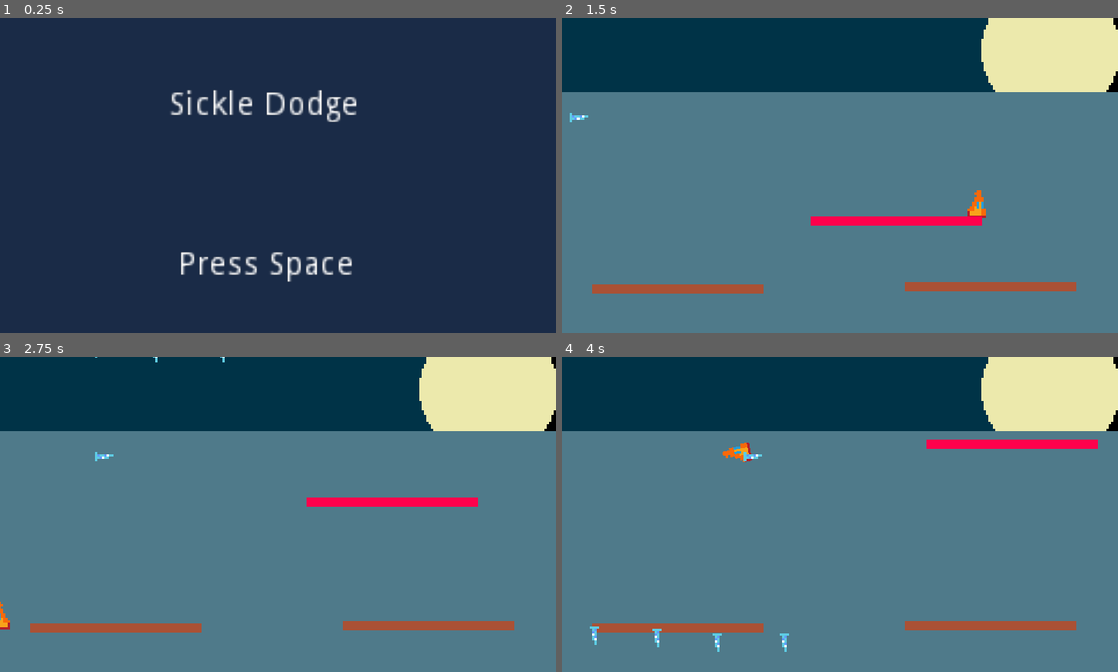
Above: before the commit, frames 1-4 (two rows, left to right).
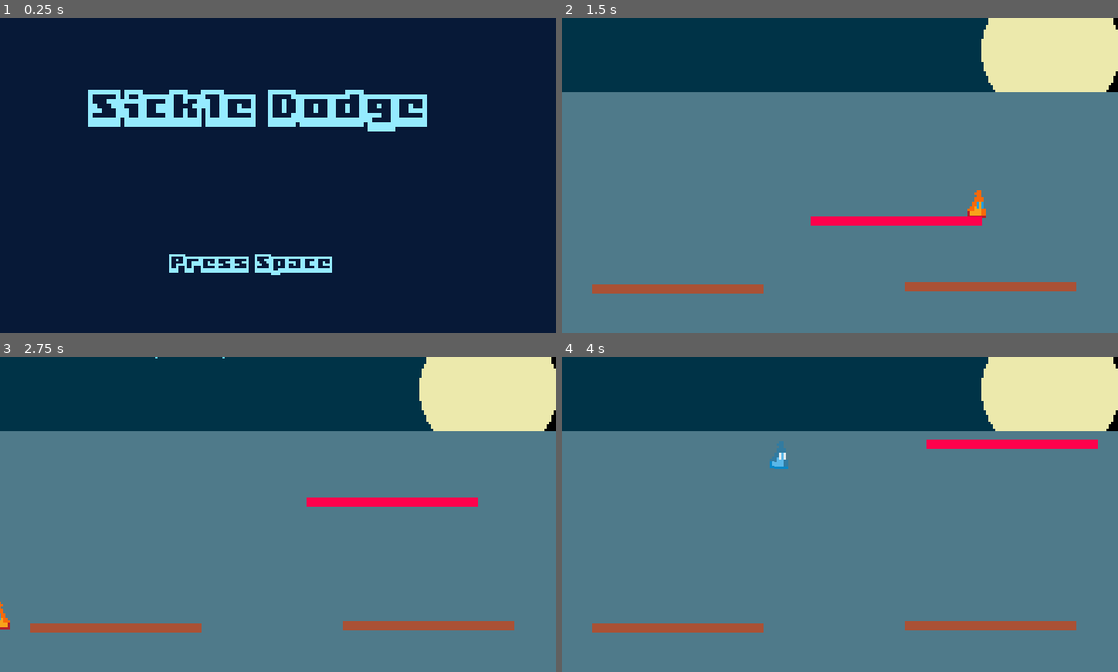
Above: after the commit, the same moments.

Repository: sugarvoid/winter-break-jam
Game: Godot game, scene res://game/menu/title_menu.tscn
Same seed, same stepped clock (60 frames per second), same inputs: the game is played once before the commit and once after it. Before the commit the project has no main scene; this scene is started directly in both runs.
Inputs:
- Up to frame 1 (0.25 s): no input
- Up to frame 2 (1.5 s): tap Space (dash) at 0.5, 0.6, 1.35 s; hold D (move_right) from 0.53 s (still down); tap W (jump) at 0.77 s
- Up to frame 3 (2.75 s): tap W (jump) at 1.52 s; release D (move_right) at 2.03 s; hold A (move_left) from 2.03 s (still down); tap Space (dash) at 2.1 s
- Up to frame 4 (4 s): release A (move_left) at 2.78 s; hold D (move_right) from 2.78 s (still down); tap Space (dash) at 2.85, 3.6 s; tap W (jump) at 3.02, 3.77 s

The runs differ from the first frame. In frame 1, 6.5% of the frame differs, in the area x 15-77%, y 22-84%; in frame 2, less than 0.1%; in frame 3, less than 0.1%; in frame 4, 0.6%.

Commit message:
Add font to title screen

Diff:
--- a/game/manager/hazard_manager/hazard_manager.gd
+++ b/game/manager/hazard_manager/hazard_manager.gd
@@ -11,9 +11,9 @@
 
 
 func _ready():
-	spawn_ice_sickle()
+	pass
 
-func spawn_ice_sickle(pos: Vector2 = $Position2D.global_position, rot: int = 0) -> void:
+func _spawn_ice_sickle(pos: Vector2 = $Position2D.global_position, rot: int = 0) -> void:
 	var new_sickle: DangerObject = p_IceSickle.instance()
 	new_sickle.rotation_d = rot
 	new_sickle.global_position = pos
@@ -22,17 +22,17 @@
 func _spawn_wave(wave: PackedScene) -> void:
 	var new_wave = wave.instance()
 	self.call_deferred("add_child", new_wave)
-	self.add_child(new_wave)
+
 
 func spawn_hazard(sec: int) -> void:
 	match sec:
 		2, 10:
 			_spawn_wave(p_SWTopLeft)
 		4:
-			spawn_ice_sickle()
+			_spawn_ice_sickle()
 		6:
-			_spawn_wave($Position2D2.global_position)
-			_spawn_wave($Position2D.global_position)
+			_spawn_ice_sickle($Position2D2.global_position)
+			_spawn_ice_sickle($Position2D.global_position)
 		12:
 			_spawn_wave(p_SWTopLeft)
 		15:
--- a/game/menu/title_menu.tscn
+++ b/game/menu/title_menu.tscn
@@ -1,6 +1,10 @@
-[gd_scene load_steps=2 format=2]
+[gd_scene load_steps=4 format=2]
 
 [ext_resource path="res://game/menu/title_menu.gd" type="Script" id=1]
+[ext_resource path="res://game/font/Boxy-Bold.ttf" type="DynamicFontData" id=2]
+
+[sub_resource type="DynamicFont" id=1]
+font_data = ExtResource( 2 )
 
 [node name="TitleMenu" type="Control"]
 anchor_right = 1.0
@@ -13,18 +17,23 @@
 margin_right = 66.0
 margin_bottom = 48.0
 rect_scale = Vector2( 3.4377, 2.81689 )
-color = Color( 0.105882, 0.172549, 0.282353, 1 )
+color = Color( 0.0313726, 0.101961, 0.219608, 1 )
 
 [node name="Label" type="Label" parent="."]
-margin_left = 73.0
+margin_left = 38.0
 margin_top = 31.0
-margin_right = 155.0
-margin_bottom = 45.0
+margin_right = 188.0
+margin_bottom = 49.0
+custom_colors/font_color = Color( 0.588235, 0.92549, 1, 1 )
+custom_fonts/font = SubResource( 1 )
 text = "Sickle Dodge"
 
 [node name="Label2" type="Label" parent="."]
-margin_left = 77.0
-margin_top = 100.0
-margin_right = 159.0
-margin_bottom = 114.0
+margin_left = 73.0
+margin_top = 102.0
+margin_right = 223.0
+margin_bottom = 120.0
+rect_scale = Vector2( 0.5, 0.5 )
+custom_colors/font_color = Color( 0.588235, 0.92549, 1, 1 )
+custom_fonts/font = SubResource( 1 )
 text = "Press Space"
--- a/project.godot
+++ b/project.godot
@@ -33,6 +33,7 @@
 [application]
 
 config/name="winter-break-jam"
+run/main_scene="res://game/menu/title_menu.tscn"
 config/icon="res://icon.png"
 
 [display]
Binary file added: game/font/Boxy-Bold.ttf
Not shown, changed: README.md
